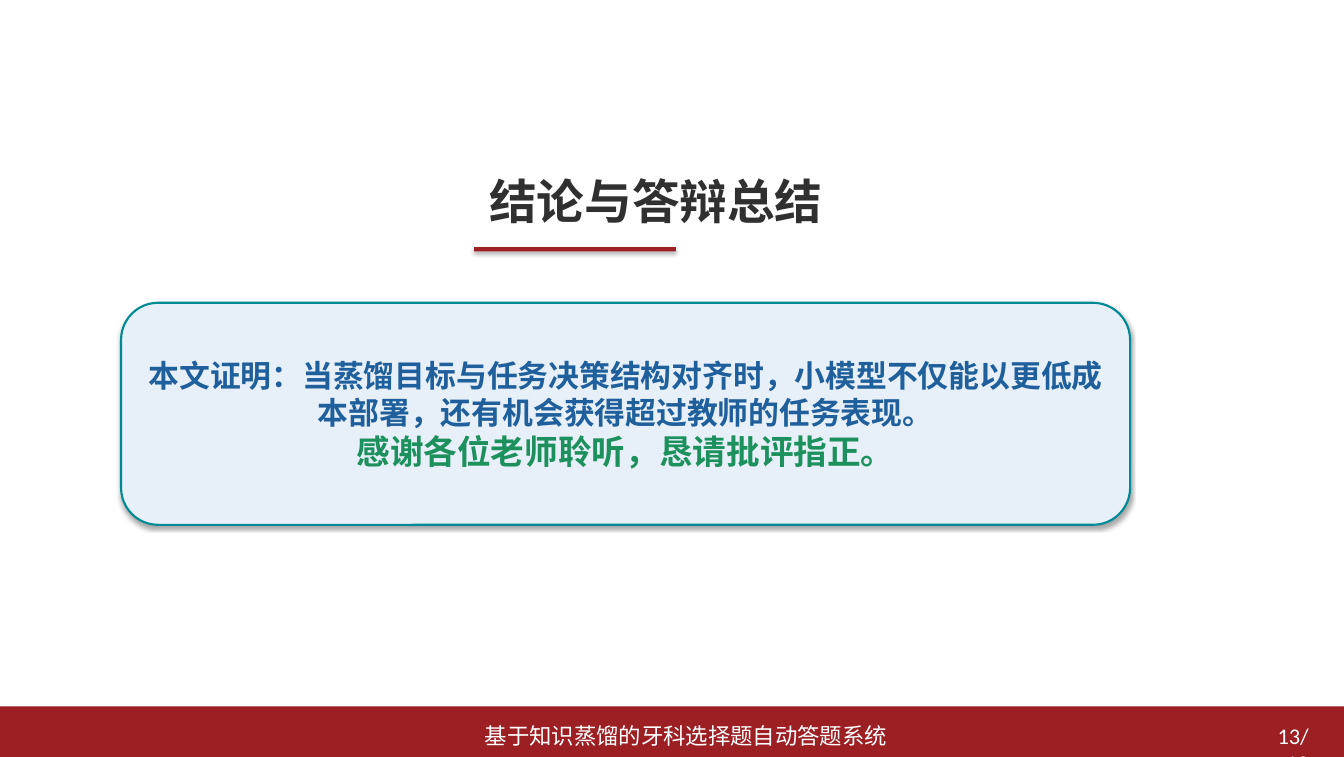
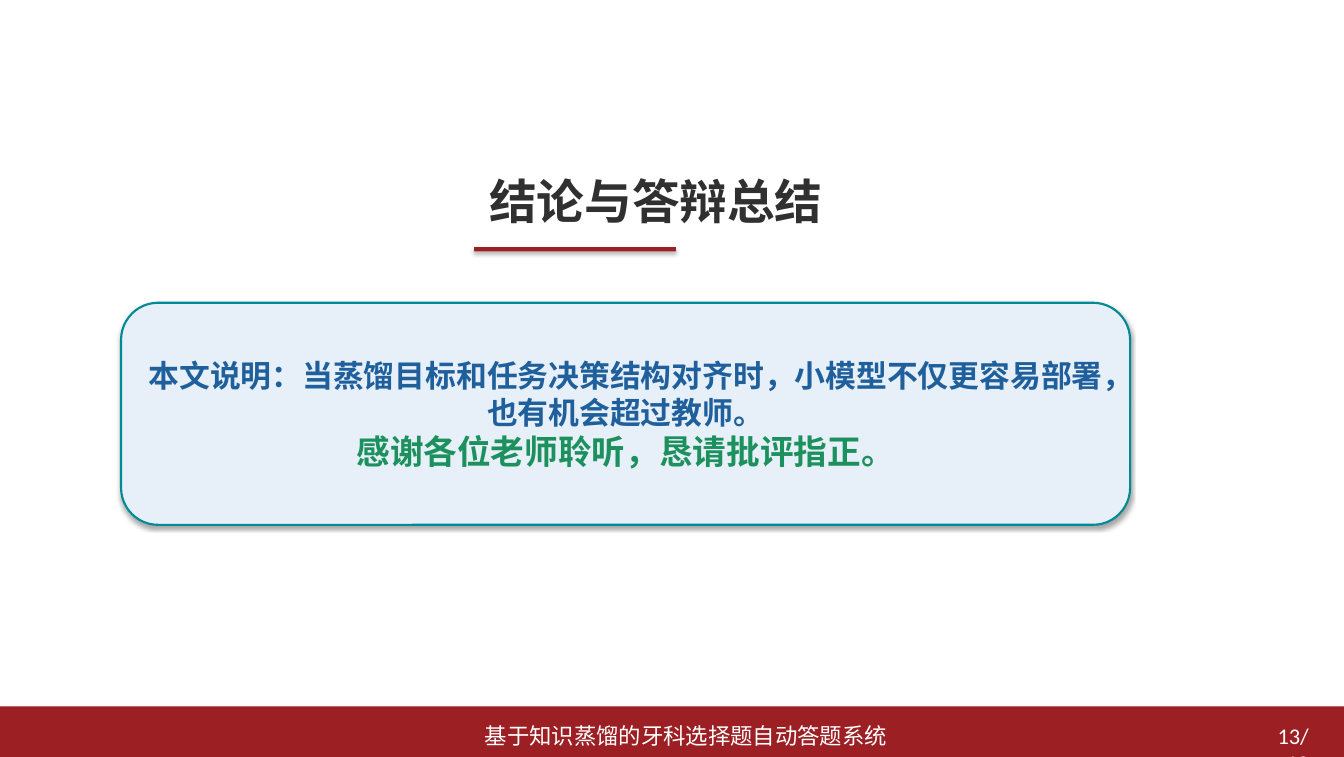
Before and after one commit to arthaschan/mentalDistill, a slide deck: slide 13 of thesis/答辩/论文汇报PPT_模板风格版.pptx. Drawn at 1344x757 pixels with LibreOffice and Linux fonts; fonts in the diff are those of the drawing. Boxes give left, top, right and bottom in pixels: in the first picture for what was removed or moved away, otherwise in the second. Text is boxed around its words. In the diff, an @@ line names an element or a change of style, - is before the commit and + after.

```diff
--- a/thesis/答辩/论文汇报PPT_模板风格版.pptx
+++ b/thesis/答辩/论文汇报PPT_模板风格版.pptx
@@ text in rounded rectangle at (x1=149, y1=356, x2=1134, y2=427): text changed @@
-本文证明：当蒸馏目标与任务决策结构对齐时，小模型不仅能以更低成本部署，还有机会获得超过教师的任务表现。
+本文说明：当蒸馏目标和任务决策结构对齐时，小模型不仅更容易部署，也有机会超过教师。
```
Also in this commit, not shown: 11 other slides changed, 10 other files.
